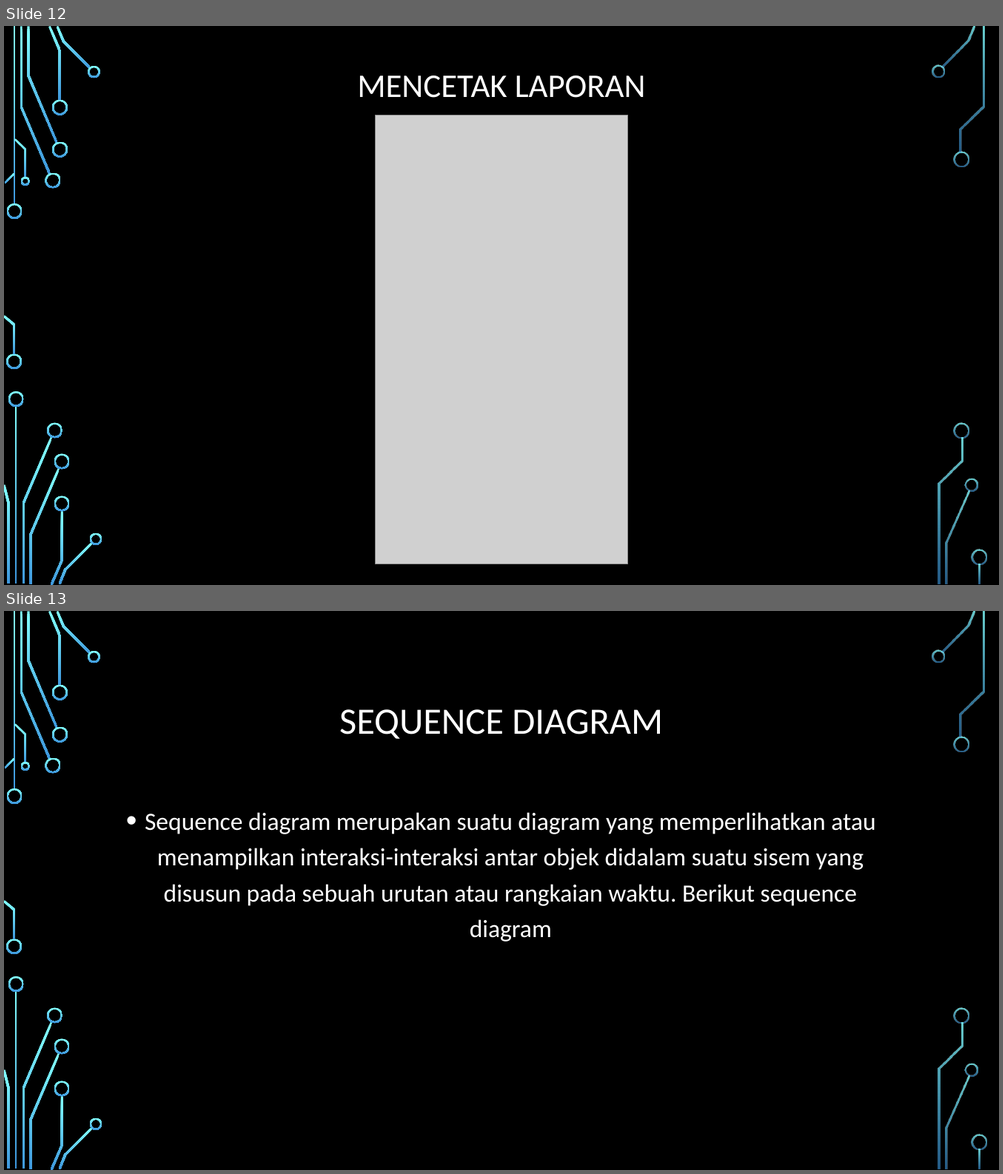
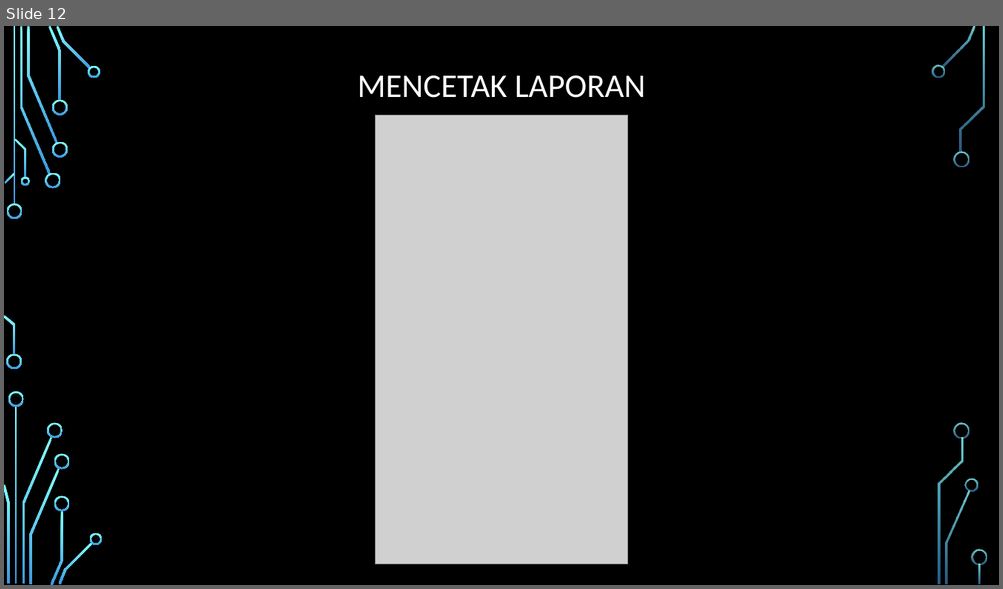
Before and after one commit to xhendroxz/kelompok3, a slide deck: Perancangan Sistem Informasi 1.pptx. Shown one above the other, each under a label of ours: slides 12 and 13 before the commit, slide 12 after it. The pictures are 1003x1174 and 1003x589 pixels, drawn with LibreOffice and Linux fonts; fonts in the diff are those of the drawing; grey boxes stand for pictures; background and template pictures are left out. Boxes give left, top, right and bottom in pixels: in the first picture for what was removed or moved away, otherwise in the second. Text is boxed around its words. In the diff, an @@ line names an element or a change of style, - is before the commit and + after.

```diff
--- a/Perancangan Sistem Informasi 1.pptx
+++ b/Perancangan Sistem Informasi 1.pptx
@@ slide 13 removed at [4, 611, 999, 1170], background picture (left out); not listed: 36 template elements that a slide beside it also shows @@
@@ title removed at [339, 709, 663, 739] @@
-SEQUENCE DIAGRAM
@@ text removed at [145, 812, 875, 942] @@
-• Sequence diagram merupakan suatu diagram yang memperlihatkan atau menampilkan interaksi-interaksi antar objek didalam suatu sisem yang disusun pada sebuah urutan atau rangkaian waktu. Berikut sequence diagram
```
Also in this commit, not shown: 1 slide changed, 4 slides added, 3 other slides removed, 1 other file.
